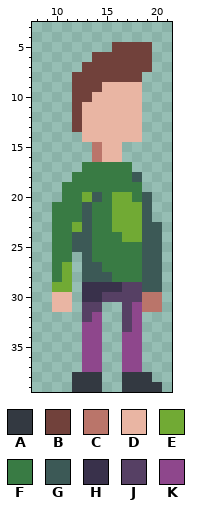
One commit to this pixel-art sprite: assets/textures/player/idle/idle_2.png. Above, as it was before the edit.
The file is 32x40 pixels. Colours within 5 levels of each other are drawn and written as one. Shown: x 8..21, y 3..39.
Palette (. is transparent): A #333941  B #71413b  C #ba756a  D #e9b5a3  E #71aa34  F #397b44  G #3c5956  H #39314b  J #564064  K #8e478c
Pixels before, first column x 10:
 5 ......BBBB.
 6 ....BBBBBB.
 7 ...BBBBBBB.
 8 ..BBBBBBB..
 9 ..BBBDDDD..
10 ..BBDDDDD..
11 ..BDDDDDD..
12 ..BDDDDDD..
13 ..BDDDDDD..
14 ...DDDDDD..
15 ....CDD....
16 ....CDD....
17 ...FFFFF...
18 ..FFFFFFG..
19 .FFFFFFFF..
20 .FFEGFEEFG.
21 FFFGFFEEEG.
22 FFFGFFEEEG.
23 FFEGFFEEEGG
24 FFGGFFFEEGG
25 FFGGFFFFFGG
26 FF.GFFFFFGG
27 FE.GGFFFFGG
28 FE.GGGFFFGG
29 EE.HHHHJJGG
30 DD.HHJJJJCC
31 DD.JJ..JKCC
32 ...JK..JK..
33 ...KK..JK..
34 ...KK..KK..
35 ...KK..KK..
36 ...KK..KK..
37 ...KK..KK..
38 ..AAA..AAA.
39 ..AAA..AAAA
New version:
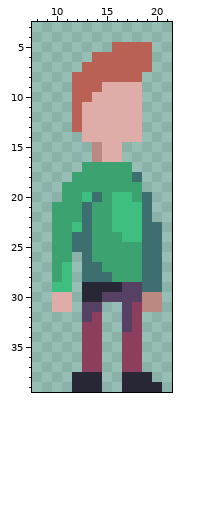
Diff:
Colour A changes from #333941 to #272736.
Colour B changes from #71413b to #ba6156.
Colour C changes from #ba756a to #bc8882.
Colour D changes from #e9b5a3 to #deada7.
Colour E changes from #71aa34 to #3fbf7f.
Colour F changes from #397b44 to #3ca370.
Colour G changes from #3c5956 to #3d6e70.
Colour K changes from #8e478c to #8c3f5d.
The edit turns colour H into colour A in row 29 at x 13 to 16; in row 30 at x 13 to 14.
Pixel boxes of the changes (left, top, right, bottom) in both pictures:
changed: (52, 42, 162, 392)
